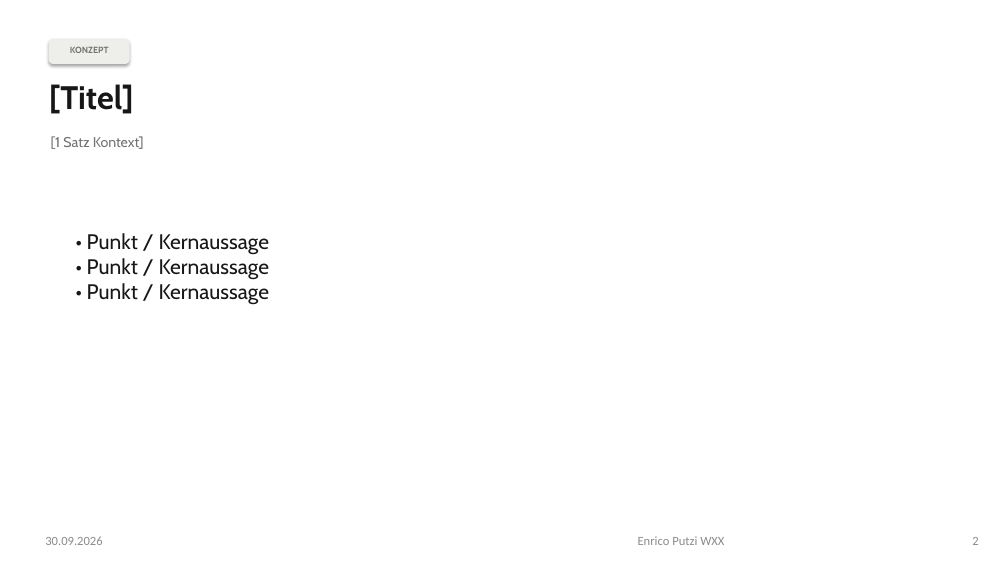
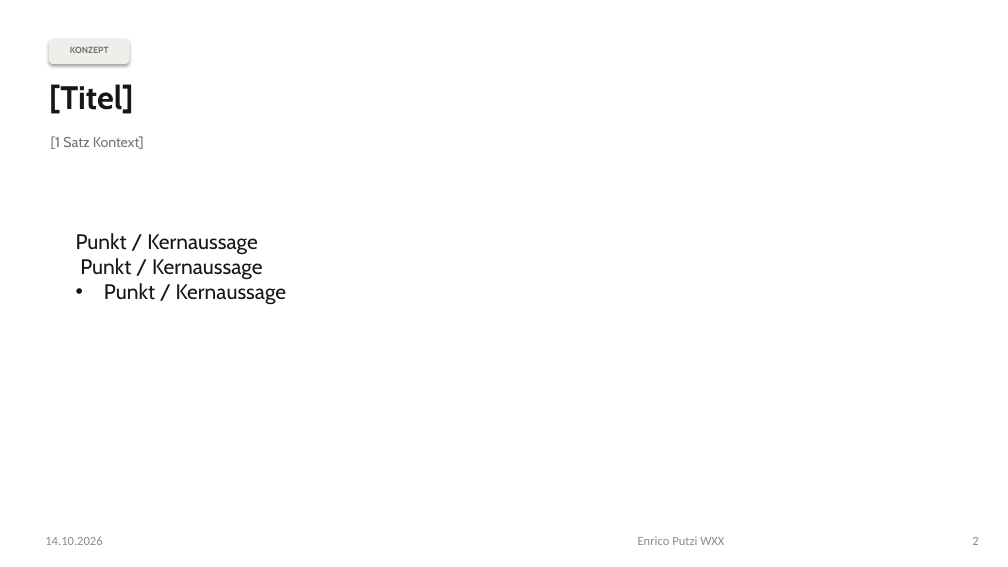
Before and after one commit to eputzi/eputzi.github.io, a slide deck: slide 2 of courses/nus1/files/slides/template.pptx. Drawn at 1008x567 pixels with LibreOffice and Linux fonts; fonts in the diff are those of the drawing. Boxes give left, top, right and bottom in pixels: in the first picture for what was removed or moved away, otherwise in the second. Text is boxed around its words. In the diff, an @@ line names an element or a change of style, - is before the commit and + after.

```diff
--- a/courses/nus1/files/slides/template.pptx
+++ b/courses/nus1/files/slides/template.pptx
@@ text at <box>76,233,287,305</box>: text changed @@
-• Punkt / Kernaussage
-• Punkt / Kernaussage
-• Punkt / Kernaussage
+• Punkt / Kernaussage
+  Punkt / Kernaussage
+  Punkt / Kernaussage
@@ text at <box>45,536,102,545</box>: text changed @@
-30.09.2026
+14.10.2026
```
Also in this commit, not shown: 5 other slides changed, 1 slide removed, 3 other files.
